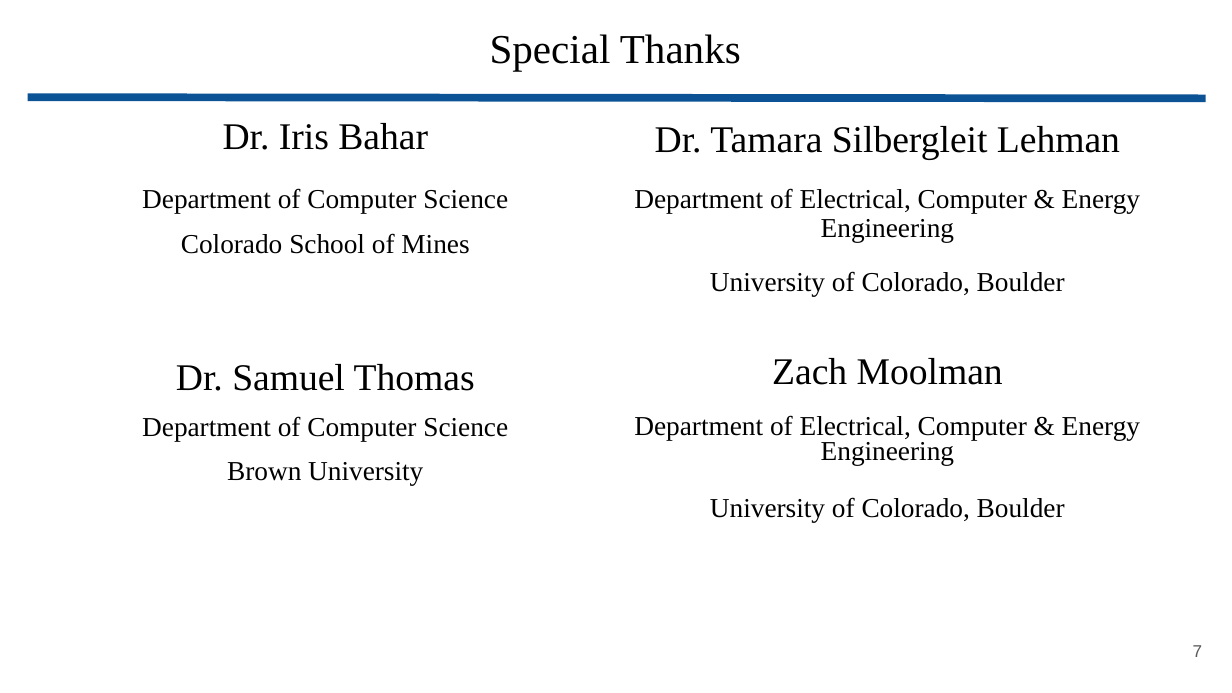
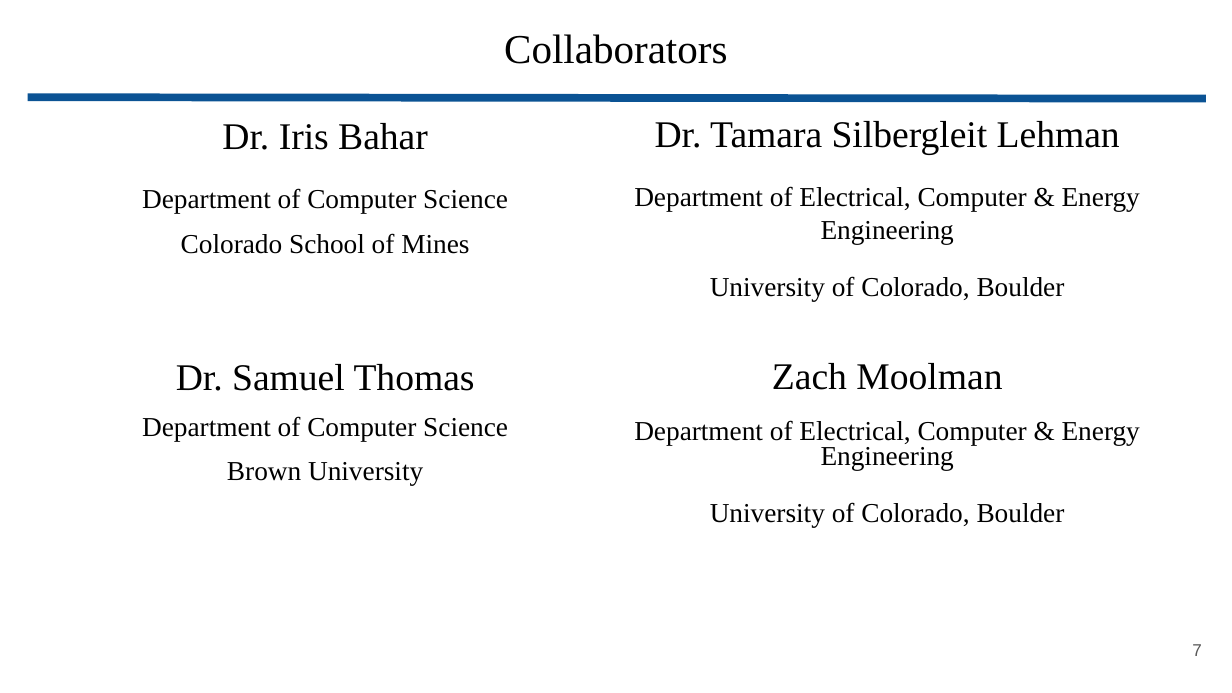
Before and after one commit to wbuz24/grad-research, a slide deck: slide 7 of presentations/YARCH25_lightning.pptx. Drawn at 1232x693 pixels with LibreOffice and Linux fonts; fonts in the diff are those of the drawing. Boxes give left, top, right and bottom in pixels: in the first picture for what was removed or moved away, otherwise in the second. Text is boxed around its words. In the diff, an @@ line names an element or a change of style, - is before the commit and + after.

```diff
--- a/presentations/YARCH25_lightning.pptx
+++ b/presentations/YARCH25_lightning.pptx
@@ title at bbox=[504, 34, 727, 64]: text changed @@
-Special Thanks
+Collaborators
@@ text at bbox=[634, 186, 1140, 301]: line spacing 17.3pt to 1 @@
```
Also in this commit, not shown: 4 other slides changed, 1 slide removed.
